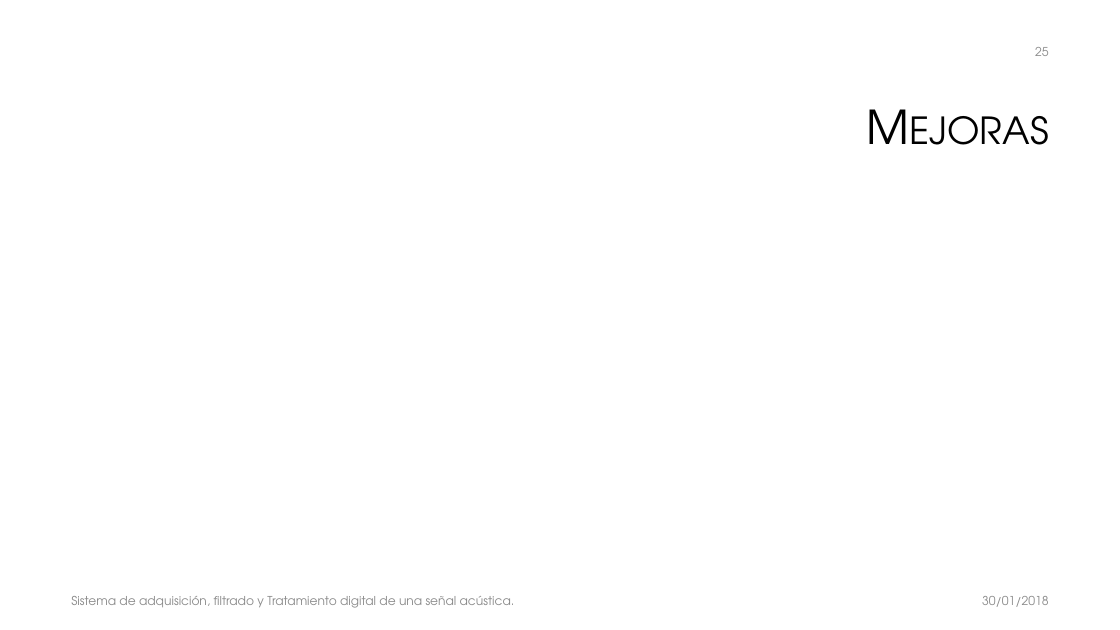
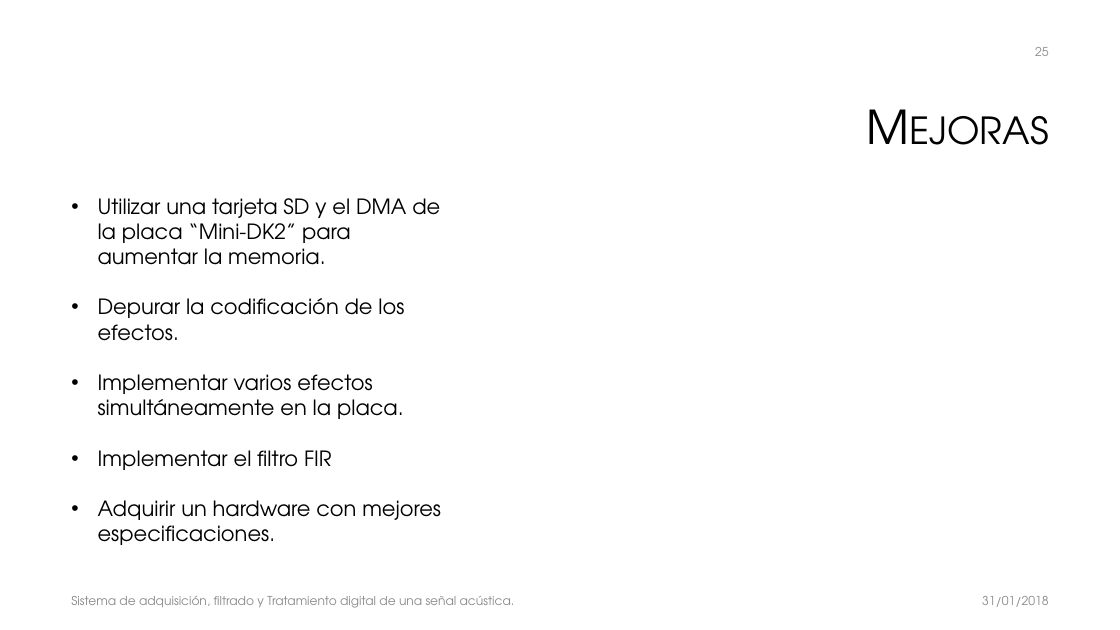
Before and after one commit to galledohm/Prueba1, a slide deck: slide 25 of Subsis/Presentación/Sistema de adquisición, filtrado y Tratamiento digital.pptx. Drawn at 1120x630 pixels with LibreOffice and Linux fonts; fonts in the diff are those of the drawing; background and template pictures are left out. Boxes give left, top, right and bottom in pixels: in the first picture for what was removed or moved away, otherwise in the second. Text is boxed around its words. In the diff, an @@ line names an element or a change of style, - is before the commit and + after.

```diff
--- a/Subsis/Presentación/Sistema de adquisición, filtrado y Tratamiento digital.pptx
+++ b/Subsis/Presentación/Sistema de adquisición, filtrado y Tratamiento digital.pptx
@@ text added at (x1=98, y1=198, x2=441, y2=545), 18 pt, text #000000 @@
+• Utilizar una tarjeta SD y el DMA de la placa “Mini-DK2” para aumentar la memoria.
+• Depurar la codificación de los efectos.
+• Implementar varios efectos simultáneamente en la placa.
+• Implementar el filtro FIR
+• Adquirir un hardware con mejores especificaciones.
@@ text at (x1=982, y1=596, x2=1048, y2=607): text changed @@
-30/01/2018
+31/01/2018
```
Also in this commit, not shown: 27 other slides changed.
